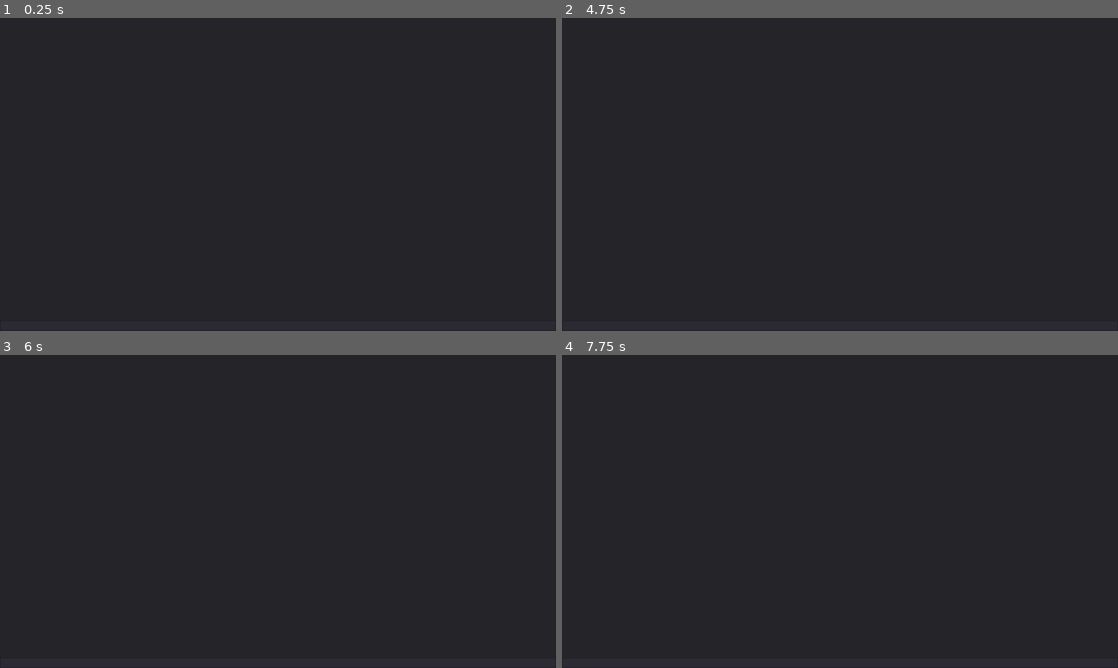
Above: before the commit, frames 1-4 (two rows, left to right).
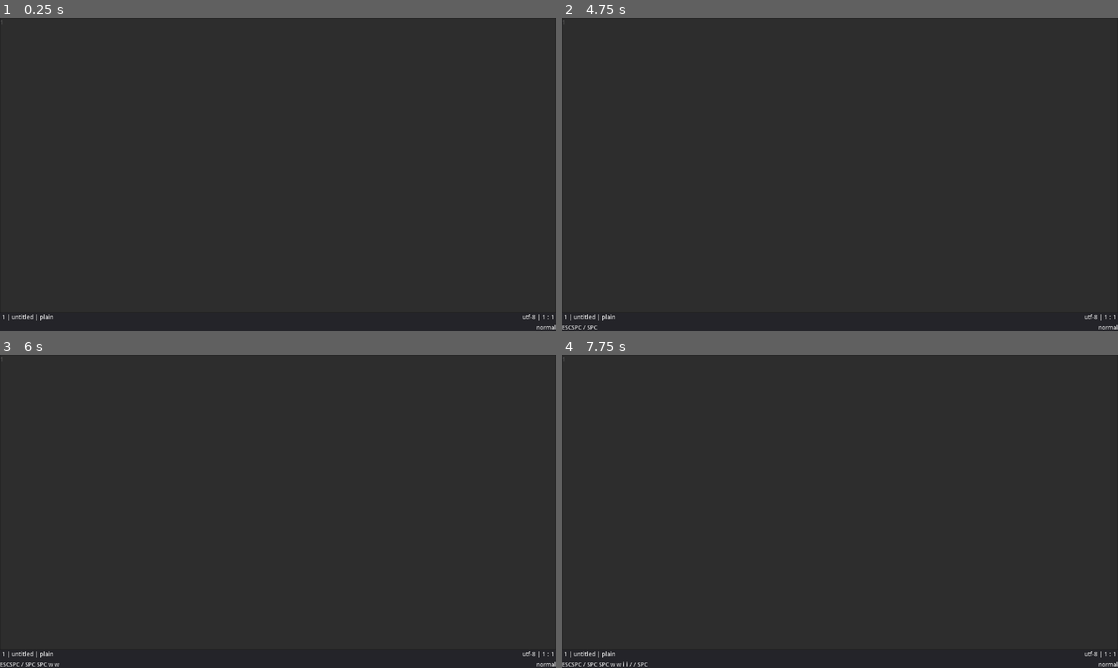
Above: after the commit, the same moments.

Repository: mrawlingst/TextEditor
Game: Godot game, scene res://scenes/main.tscn
Two runs of this game, one before a commit and one after it. Both use one fixed random seed, a clock stepped at 60 frames per second and the inputs below.
Inputs:
- Up to frame 1 (0.25 s): no input
- Up to frame 2 (4.75 s): tap Enter at 0.5, 2, 3.5 s; tap I (key_i, bound only after the commit) at 0.6, 3.05, 3.6 s; tap / (key_slash, bound only after the commit) at 0.8, 1.35, 3.8, 4.35 s; tap Space (key_space, bound only after the commit) at 1.25, 1.55, 2.1, 2.75, 4.25, 4.55 s; tap W (key_w, bound only after the commit) at 2.3, 2.85 s; tap Escape (key_esc, bound only after the commit) at 4.15 s
- Up to frame 3 (6 s): tap Space (key_space, bound only after the commit) at 5.1 s; tap W (key_w, bound only after the commit) at 5.3, 5.85 s
- Up to frame 4 (7.75 s): tap I (key_i, bound only after the commit) at 6.05, 6.6 s; tap / (key_slash, bound only after the commit) at 6.8, 7.35 s; tap Space (key_space, bound only after the commit) at 7.55 s

The runs differ from the first frame. In frame 1, 0.1% of the frame differs, in the area x 0-100%, y 0-100%; in frame 2, 0.2%; in frame 3, 0.2%; in frame 4, 0.2%.

Commit message:
Worked on key inputs

Diff:
--- a/project.godot
+++ b/project.godot
@@ -18,6 +18,11 @@
 config/name="TextEditor"
 run/main_scene="res://scenes/main.tscn"
 config/icon="res://icon.png"
+
+[autoload]
+
+window_manager="*res://scripts/window_manager.gd"
+functions="*res://scripts/functions.gd"
 
 [display]
 
@@ -78,14 +83,29 @@
 "deadzone": 0.5,
 "events": [  ]
 }
-new_window={
+key_space={
 "deadzone": 0.5,
-"events": [ Object(InputEventKey,"resource_local_to_scene":false,"resource_name":"","device":0,"alt":false,"shift":false,"control":true,"meta":false,"command":true,"pressed":false,"scancode":78,"unicode":0,"echo":false,"script":null)
+"events": [ Object(InputEventKey,"resource_local_to_scene":false,"resource_name":"","device":0,"alt":false,"shift":false,"control":false,"meta":false,"command":false,"pressed":false,"scancode":32,"unicode":0,"echo":false,"script":null)
  ]
 }
-close_window={
+key_esc={
 "deadzone": 0.5,
-"events": [ Object(InputEventKey,"resource_local_to_scene":false,"resource_name":"","device":0,"alt":false,"shift":false,"control":true,"meta":false,"command":true,"pressed":false,"scancode":87,"unicode":0,"echo":false,"script":null)
+"events": [ Object(InputEventKey,"resource_local_to_scene":false,"resource_name":"","device":0,"alt":false,"shift":false,"control":false,"meta":false,"command":false,"pressed":false,"scancode":16777217,"unicode":0,"echo":false,"script":null)
+ ]
+}
+key_i={
+"deadzone": 0.5,
+"events": [ Object(InputEventKey,"resource_local_to_scene":false,"resource_name":"","device":0,"alt":false,"shift":false,"control":false,"meta":false,"command":false,"pressed":false,"scancode":73,"unicode":0,"echo":false,"script":null)
+ ]
+}
+key_w={
+"deadzone": 0.5,
+"events": [ Object(InputEventKey,"resource_local_to_scene":false,"resource_name":"","device":0,"alt":false,"shift":false,"control":false,"meta":false,"command":false,"pressed":false,"scancode":87,"unicode":0,"echo":false,"script":null)
+ ]
+}
+key_slash={
+"deadzone": 0.5,
+"events": [ Object(InputEventKey,"resource_local_to_scene":false,"resource_name":"","device":0,"alt":false,"shift":false,"control":false,"meta":false,"command":false,"pressed":false,"scancode":47,"unicode":0,"echo":false,"script":null)
  ]
 }
 
--- a/scenes/main.tscn
+++ b/scenes/main.tscn
@@ -1,8 +1,9 @@
 [gd_scene load_steps=2 format=2]
 
-[ext_resource path="res://scripts/window_management.gd" type="Script" id=1]
+[ext_resource path="res://scripts/main.gd" type="Script" id=1]
 
 [node name="root" type="Node"]
+script = ExtResource( 1 )
 
 [node name="background" type="Panel" parent="."]
 anchor_right = 1.0
@@ -12,23 +13,24 @@
 anchor_right = 1.0
 anchor_bottom = 1.0
 margin_bottom = -24.0
-script = ExtResource( 1 )
 
-[node name="command_line" type="HBoxContainer" parent="."]
-editor/display_folded = true
+[node name="status_line" type="HBoxContainer" parent="."]
 anchor_top = 1.0
 anchor_right = 1.0
 anchor_bottom = 1.0
-margin_top = -24.0
+margin_top = -14.0
 
-[node name="info" type="Label" parent="command_line"]
-visible = false
-margin_top = 5.0
-margin_right = 68.0
-margin_bottom = 19.0
-text = "command:"
+[node name="input" type="Label" parent="status_line"]
+margin_right = 638.0
+margin_bottom = 14.0
+size_flags_horizontal = 3
+size_flags_vertical = 6
 
-[node name="command" type="LineEdit" parent="command_line"]
+[node name="mode" type="Label" parent="status_line"]
+margin_left = 642.0
 margin_right = 1280.0
-margin_bottom = 24.0
+margin_bottom = 14.0
 size_flags_horizontal = 3
+size_flags_vertical = 6
+text = "normal"
+align = 2
--- a/scenes/window.tscn
+++ b/scenes/window.tscn
@@ -19,8 +19,13 @@
 margin_bottom = 702.0
 size_flags_horizontal = 3
 size_flags_vertical = 3
+readonly = true
+syntax_highlighting = true
+show_line_numbers = true
+caret_block_mode = true
 
 [node name="status_line_bg" type="Panel" parent="vbox"]
+editor/display_folded = true
 margin_top = 706.0
 margin_right = 1280.0
 margin_bottom = 706.0
--- /dev/null
+++ b/scripts/functions.gd
@@ -0,0 +1,15 @@
+extends Node
+
+var map: Dictionary = {
+    # SPC
+    "key_space": {
+        # SPC w
+        "key_w" : {
+            # SPC w -
+            "key_minus": { "func": "NYI", "desc": "split window vertically" },
+
+            # SPC w /
+            "key_slash": { "func": "NYI", "desc": "split window horizontally" },
+        },
+    },
+}
--- /dev/null
+++ b/scripts/main.gd
@@ -0,0 +1,70 @@
+extends Node
+
+onready var horizontal = preload("res://scenes/horizontal_container.tscn")
+onready var vertical = preload("res://scenes/vertical_container.tscn")
+
+onready var input_label = $status_line/input
+onready var mode_label = $status_line/mode
+
+enum Modes { NORMAL, EDIT }
+
+# Current mode
+var mode = Modes.NORMAL
+
+# Keep track of inputs in normal mode
+var input_buffer: Array = []
+
+func _ready() -> void:
+    window_manager.add_window($view)
+
+func _process(delta):
+    if Input.is_action_just_pressed("key_esc"):
+        mode = Modes.NORMAL
+        input_buffer.clear()
+        input_label.text = "ESC"
+        mode_label.text = "normal"
+        print("clear")
+
+    if mode == Modes.EDIT:
+        return
+
+    if Input.is_action_just_pressed("key_i"):
+        if input_buffer.empty():
+            mode = Modes.EDIT
+            input_label.text = ""
+            mode_label.text = "edit"
+        else:
+            input_buffer.append("key_i")
+            input_label.text += "i "
+
+    if Input.is_action_just_pressed("key_space"):
+        input_buffer.append("key_space")
+        input_label.text += "SPC "
+
+    if Input.is_action_just_pressed("key_w"):
+        input_buffer.append("key_w")
+        input_label.text += "w "
+
+    if Input.is_action_just_pressed("key_slash"):
+        input_buffer.append("key_slash")
+        input_label.text += "/ "
+
+    if input_buffer.size() >= 3:
+        process_input_buffer()
+
+func process_input_buffer():
+    if not functions.map.has(input_buffer[0]):
+        print("undefined 1")
+        return
+
+    if not functions.map[input_buffer[0]].has(input_buffer[1]):
+        print("undefined 2")
+        return
+
+    if not functions.map[input_buffer[0]][input_buffer[1]].has(input_buffer[2]):
+        print("undefined 3")
+        return
+
+    var val = functions.map[input_buffer[0]][input_buffer[1]][input_buffer[2]]
+    input_label.text += "    " + val["desc"]
+    input_buffer.clear()
--- a/scripts/window_management.gd
+++ b/scripts/window_manager.gd
@@ -3,13 +3,6 @@
 onready var window = preload("res://scenes/window.tscn")
 
 var windows: Array
-
-func _process(delta):
-    if Input.is_action_just_pressed("new_window"):
-        add_window(self)
-
-    if Input.is_action_just_pressed("close_window"):
-        remove_window()
 
 # Add a new window
 func add_window(parent: Node) -> void:
